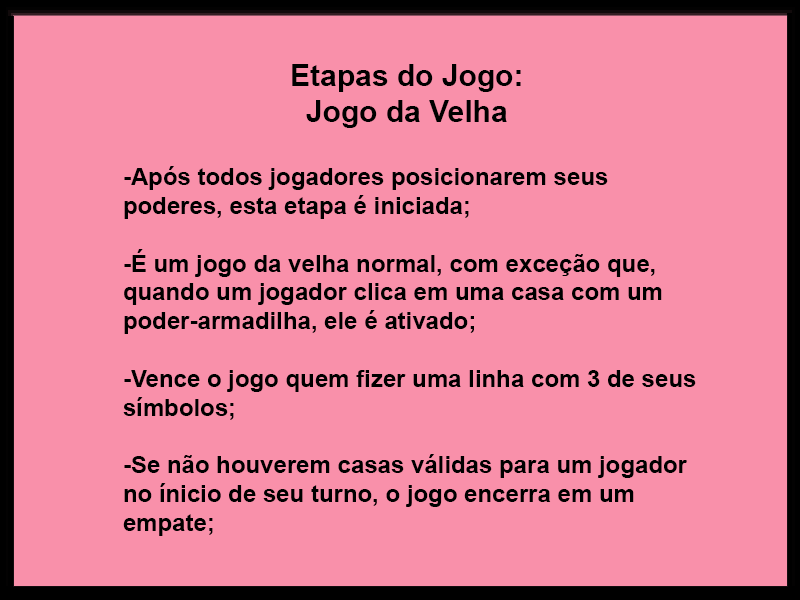
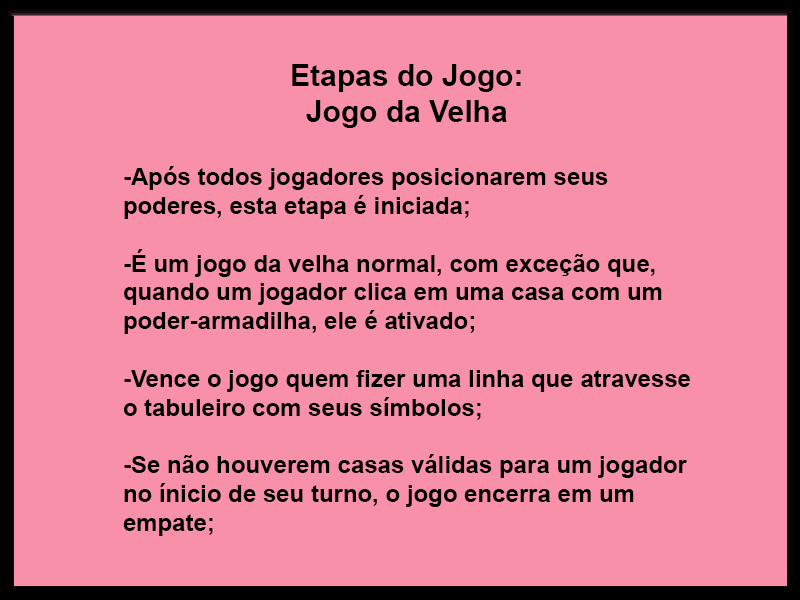
Two versions of the same layered image (800x600). Layer-by-layer changes:
painted on "-Após todos jogadores posicionarem seus poderes, esta etapa é i" over [123,370,696,420]
